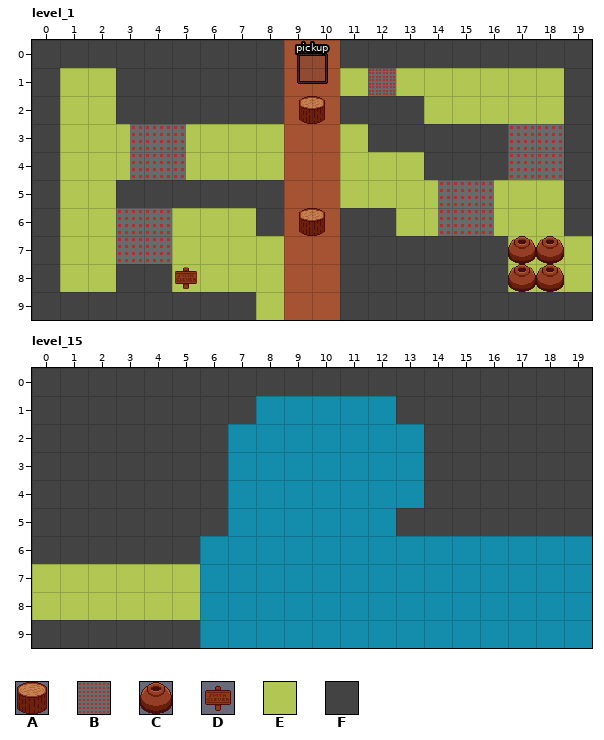
Two states of a LDtk project, game_data/map/demo_map3.ldtk. That is the earlier state.
Cells are 32x32 px. Shown: level_1 x 0..19, y 0..9; level_15 x 0..19, y 0..9.
Key: from "bollard": A 0; from "fwoosher": B 1; from "pot": C 0; from "sign": D 0; from "tile_pallet": E 4, F 6.
_ is an empty cell.
Objects are placed by their top-left corner, in cells (3,4 is the top-left corner of cell 3,4); size is 1x1 cell unless given.
Layers that did not change in this view are not listed.
Layer "walls" before, level_1, first column x 0:
 0 FFFFFFFFF__FFFFFFFFF
 1 F__FFFFFF__________F
 2 F__FFFFFF__FFF_____F
 3 F___________FFFFF__F
 4 F_____________FFF__F
 5 F__FFFFFF__________F
 6 F_______F__FF______F
 7 F__________FFFFFF___
 8 F__FF______FFFFFF___
 9 FFFFFFFF___FFFFFFFFF
Objects on layer "props" before, level_1:
C "pot" at 18,7
C "pot" at 17,7
C "pot" at 17,8
C "pot" at 18,8
Objects on layer "entities" before, level_1:
D "sign" at 5,8
"pickup" rectangle at 9.5,0.5
Objects on layer "triggers" before, level_1:
A "bollard" at 9,6 size 2x1
A "bollard" at 9,2 size 2x1
B "fwoosher" at 3,6 size 2x2
B "fwoosher" at 3,3 size 3x2
B "fwoosher" at 11,1 size 3x1
B "fwoosher" at 14,5 size 3x2
B "fwoosher" at 17,3 size 2x2
Layer "walls" before, level_15, first column x 0:
 0 FFFFFFFFFFFFFFFFFFFF
 1 FFFFFFFF_____FFFFFFF
 2 FFFFFFF_______FFFFFF
 3 FFFFFFF_______FFFFFF
 4 FFFFFFF_______FFFFFF
 5 FFFFFFF______FFFFFFF
 6 FFFFFF______________
 7 EEEEEE______________
 8 EEEEEE______________
 9 FFFFFF______________
The result:
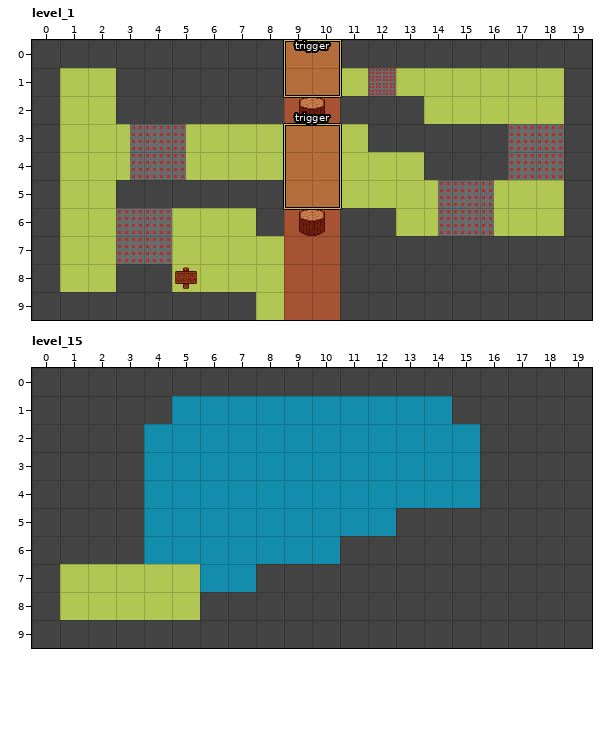
Diff:
{"where": "layer \"walls\", level_1"}
{"y":7,"x":17,"old":"___","new":"FFF"}
{"y":8,"x":17,"old":"___","new":"FFF"}
{"where": "layer \"props\", level_1"}
{"was": "C \"pot\" at 18,7"}
{"was": "C \"pot\" at 17,7"}
{"was": "C \"pot\" at 17,8"}
{"was": "C \"pot\" at 18,8"}
{"where": "layer \"entities\", level_1"}
{"was": "\"pickup\" rectangle at 9.5,0.5"}
{"where": "layer \"triggers\", level_1"}
{"now": "\"trigger\" rectangle at 9,3 size 2x3"}
{"now": "\"trigger\" rectangle at 9,0 size 2x2"}
{"where": "layer \"walls\", level_15"}
{"y":1,"x":5,"old":"FFF","new":"___"}
{"y":1,"x":13,"old":"FF","new":"__"}
{"y":2,"x":4,"old":"FFF","new":"___"}
{"y":2,"x":14,"old":"FF","new":"__"}
{"y":3,"x":4,"old":"FFF","new":"___"}
{"y":3,"x":14,"old":"FF","new":"__"}
{"y":4,"x":4,"old":"FFF","new":"___"}
{"y":4,"x":14,"old":"FF","new":"__"}
{"y":5,"x":4,"old":"FFF","new":"___"}
{"y":6,"x":4,"old":"FF","new":"__"}
{"y":6,"x":11,"old":"_________","new":"FFFFFFFFF"}
{"y":7,"x":0,"old":"E","new":"F"}
{"y":7,"x":8,"old":"____________","new":"FFFFFFFFFFFF"}
{"y":8,"x":0,"old":"E","new":"F"}
{"y":8,"x":6,"old":"______________","new":"FFFFFFFFFFFFFF"}
{"y":9,"x":6,"old":"______________","new":"FFFFFFFFFFFFFF"}
